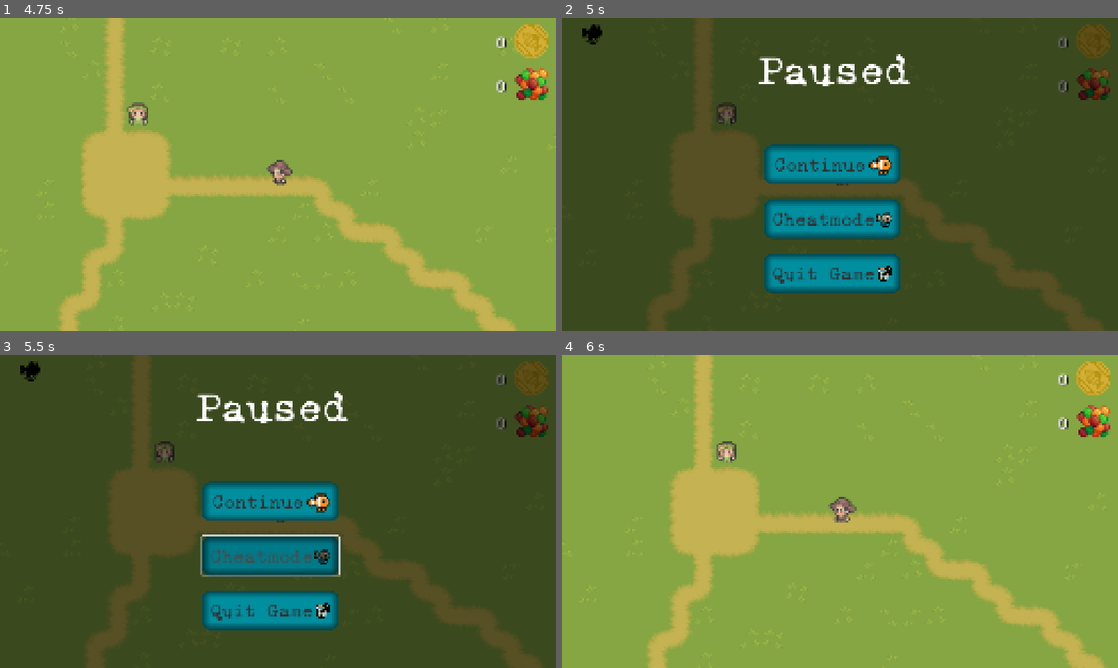
Above: before the commit, frames 1-4 (two rows, left to right).
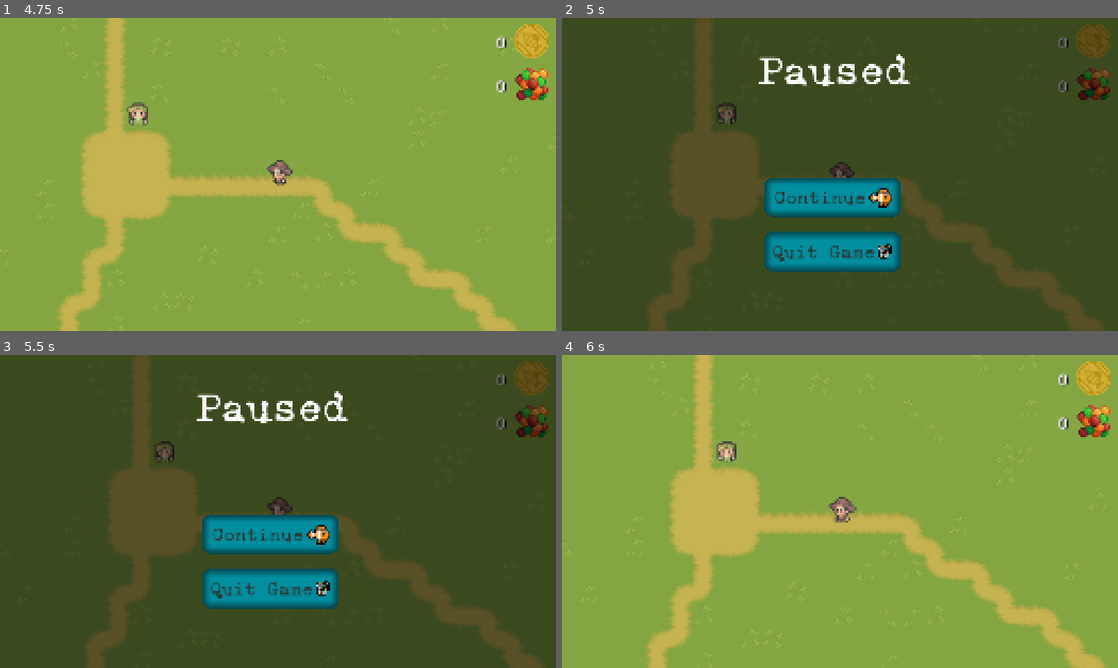
Above: after the commit, the same moments.

Repository: Henning-Johansson/Oh-no-a-FISH
Game: Godot game, scene res://Scenes/start_menu.tscn
The game is run twice, just before and just after one commit, with the same random seed, the same clock (stepped at 60 frames per second) and the same inputs.
Inputs (mouse positions are in pixels of both pictures, inside the frame that each line leads up to):
- Up to frame 1 (4.75 s): click "Start" at 0.5 s; hold D (right) 1.28-2.03 s; tap one key every 0.75 s from 1.35 s: Space (continue) F (fishing) T (trade) Space (continue) F (fishing); hold S (down) 2.03-2.78 s; hold D (right) 2.78-3.53 s; hold W (up) 3.53-4.28 s; hold A (left) from 4.28 s (still down)
- Up to frame 2 (5 s): keep holding A (left); tap Escape (pause_menu) at 4.9 s
- Up to frame 3 (5.5 s): release A (left) at 5 s; click (272, 555) at 5 s, where only the run before the commit has a clickable "Cheatmode"
- Up to frame 4 (6 s): click "Continue" at 5.75 s

Frame 1 is identical in both runs. In frame 2, 10% of the frame differs, in the area x 3-61%, y 2-88%; in frame 3, 10%, in the area x 3-62%, y 2-88%; in frame 4, nothing differs.
Error before the commit: Invalid assignment of property or key 'boss_stage' with value of type 'bool' on a base object of type 'Node2D (world_to_battle.gd)'. (res://Scripts/pause_menu.…

Commit message:
Removed Cheatmode button from pause menu

Diff:
--- a/Scenes/pause_menu.tscn
+++ b/Scenes/pause_menu.tscn
@@ -1,10 +1,9 @@
-[gd_scene load_steps=9 format=3 uid="uid://dlrm70xml2wph"]
+[gd_scene load_steps=8 format=3 uid="uid://dlrm70xml2wph"]
 
 [ext_resource type="FontFile" uid="uid://iq07t6bgmcvr" path="res://Assets/XTypewriter_Font_0_96/Web Open Font Format (.woff)/XTypewriter-Regular.woff" id="1_1och7"]
 [ext_resource type="Script" uid="uid://cp1se08sjehcv" path="res://Scripts/pause_menu.gd" id="1_bpi0q"]
 [ext_resource type="Texture2D" uid="uid://8kyiw5bxj38t" path="res://Assets/Fishing/SAMPLE PACK - Pixel Gnome Fishing Pack/A - Salt Water/Clownfish.png" id="2_1och7"]
 [ext_resource type="Texture2D" uid="uid://dcllkab6lfcsa" path="res://Assets/Fishing/SAMPLE PACK - Pixel Gnome Fishing Pack/C - Misc/Rusty Can.png" id="3_vmyb1"]
-[ext_resource type="Texture2D" uid="uid://bn5nslfenthi7" path="res://Assets/Fishing/SAMPLE PACK - Pixel Gnome Fishing Pack/B - Fresh Water/Catfish.png" id="5_vmyb1"]
 
 [sub_resource type="StyleBoxFlat" id="StyleBoxFlat_myy0f"]
 bg_color = Color(0, 0.476194, 0.533203, 1)
@@ -68,9 +67,9 @@
 
 [node name="ContinueButton" type="Button" parent="."]
 offset_left = 840.0
-offset_top = 560.0
+offset_top = 710.0
 offset_right = 1260.0
-offset_bottom = 680.0
+offset_bottom = 830.0
 scale = Vector2(1.5, 1.5)
 theme_override_colors/font_hover_color = Color(0.292969, 0.292969, 0.292969, 1)
 theme_override_colors/icon_hover_color = Color(0.498039, 0.498039, 0.498039, 1)
@@ -90,9 +89,9 @@
 
 [node name="QuitButton" type="Button" parent="."]
 offset_left = 840.0
-offset_top = 1060.0
+offset_top = 960.0
 offset_right = 1260.0
-offset_bottom = 1180.0
+offset_bottom = 1080.0
 scale = Vector2(1.5, 1.5)
 theme_override_colors/font_hover_color = Color(0.292969, 0.292969, 0.292969, 1)
 theme_override_colors/icon_hover_color = Color(0.498039, 0.498039, 0.498039, 1)
@@ -110,33 +109,5 @@
 icon_alignment = 2
 expand_icon = true
 
-[node name="CheatButton" type="Button" parent="."]
-offset_left = 840.0
-offset_top = 810.0
-offset_right = 1260.0
-offset_bottom = 930.0
-scale = Vector2(1.5, 1.5)
-theme_override_colors/font_hover_color = Color(0.292969, 0.292969, 0.292969, 1)
-theme_override_colors/icon_hover_color = Color(0.498039, 0.498039, 0.498039, 1)
-theme_override_colors/icon_pressed_color = Color(0.247059, 0.247059, 0.247059, 1)
-theme_override_colors/font_color = Color(0.195312, 0.195312, 0.195312, 1)
-theme_override_colors/font_pressed_color = Color(0.392578, 0.392578, 0.392578, 1)
-theme_override_fonts/font = ExtResource("1_1och7")
-theme_override_font_sizes/font_size = 60
-theme_override_styles/hover = SubResource("StyleBoxFlat_myy0f")
-theme_override_styles/pressed = SubResource("StyleBoxFlat_sjs17")
-theme_override_styles/normal = SubResource("StyleBoxFlat_u8tnp")
-text = "Cheatmode"
-icon = ExtResource("5_vmyb1")
-icon_alignment = 2
-expand_icon = true
-
-[node name="CheatSprite" type="Sprite2D" parent="."]
-position = Vector2(49, 48)
-scale = Vector2(6, 6)
-texture = ExtResource("5_vmyb1")
-
 [connection signal="pressed" from="ContinueButton" to="." method="_on_continue_button_pressed"]
 [connection signal="pressed" from="QuitButton" to="." method="_on_quit_button_pressed"]
-[connection signal="pressed" from="CheatButton" to="." method="_on_cheat_button_pressed"]
-[connection signal="pressed" from="CheatButton" to="." method="_on_quit_button_2_pressed"]
--- a/Scripts/pause_menu.gd
+++ b/Scripts/pause_menu.gd
@@ -5,8 +5,6 @@
 @onready var pause_text: Label = $PauseLabel
 @onready var cont_button: Button = $ContinueButton
 @onready var quit_button: Button = $QuitButton
-@onready var cheat_button: Button = $CheatButton
-@onready var cheat_sprite: Sprite2D = $CheatSprite
 
 # Variable values
 var paused: bool = false
@@ -22,9 +20,6 @@
 	pause_text.visible = false
 	cont_button.visible = false
 	quit_button.visible = false
-	cheat_button.visible = false
-	cheat_sprite.visible = false
-	cheat_sprite.modulate = Color(0,0,0)
 
 # What the program does when the quit button is pressed
 func _on_quit_button_pressed() -> void:
@@ -37,8 +32,6 @@
 	pause_text.visible = false
 	cont_button.visible = false
 	quit_button.visible = false
-	cheat_button.visible = false
-	cheat_sprite.visible = false
 	emit_signal("unpaused")
 
 # What the program does when the game is paused
@@ -49,24 +42,9 @@
 		pause_text.visible = true
 		cont_button.visible = true
 		quit_button.visible = true
-		cheat_button.visible = true
-		cheat_sprite.visible = true
 	elif paused == true:
 		paused = false
 		col_rec.visible = false
 		pause_text.visible = false
 		cont_button.visible = false
 		quit_button.visible = false
-		cheat_button.visible = false
-		cheat_sprite.visible = false
-
-# What the program does when the cheat button is pressed
-func _on_cheat_button_pressed() -> void:
-	if stage == false:
-		WorldToBattle.boss_stage = true
-		stage = true
-		cheat_sprite.modulate = Color(1,1,1)
-	else:
-		WorldToBattle.boss_stage = false
-		stage = false
-		cheat_sprite.modulate = Color(0,0,0)
